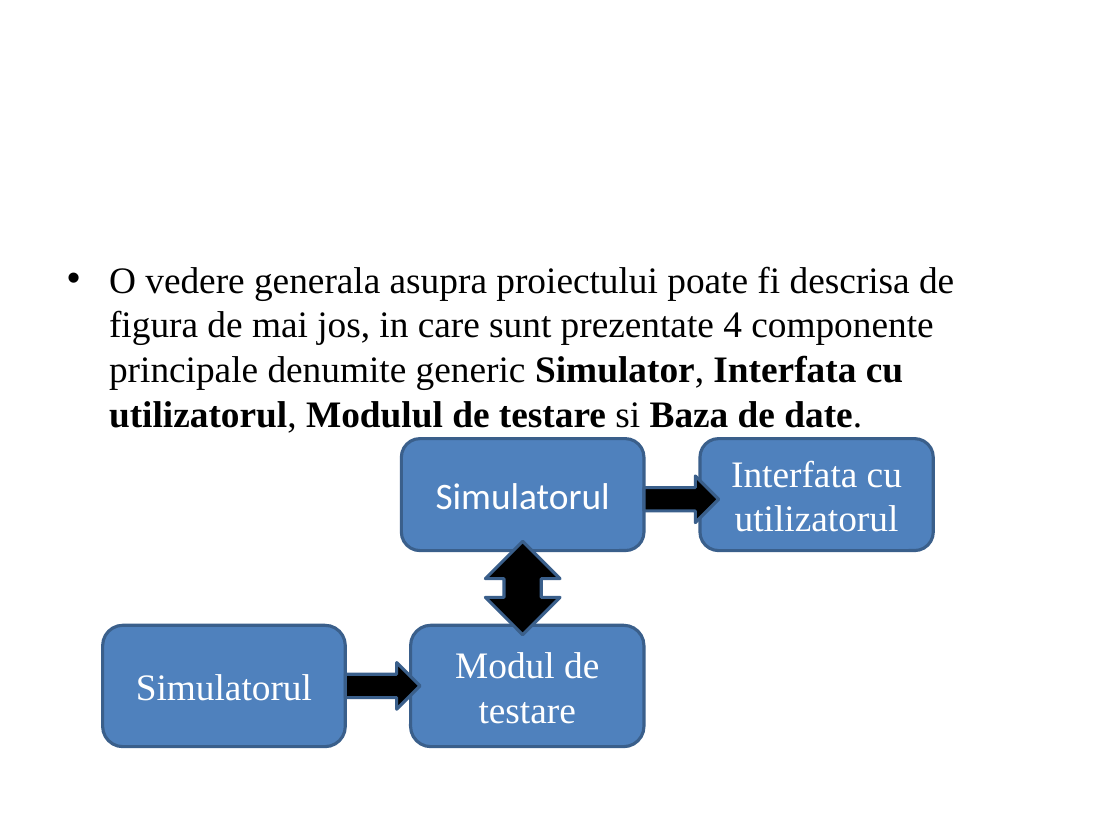
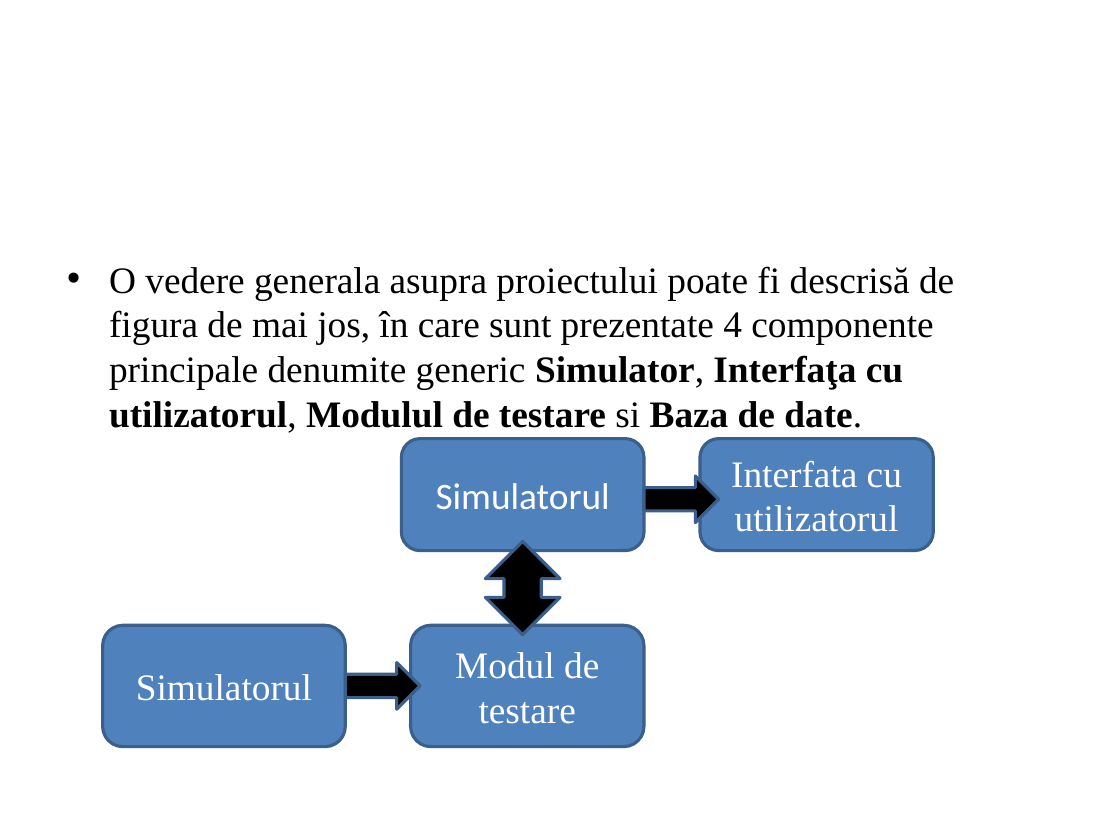
Before and after one commit to A1ex/Speedometer, a slide deck: slide 11 of Office documents/Prezentare Scurta.pptx. Drawn at 1120x840 pixels with LibreOffice and Linux fonts; fonts in the diff are those of the drawing; background and template pictures are left out. Boxes give left, top, right and bottom in pixels: in the first picture for what was removed or moved away, otherwise in the second. Text is boxed around its words. In the diff, an @@ line names an element or a change of style, - is before the commit and + after.

```diff
--- a/Office documents/Prezentare Scurta.pptx
+++ b/Office documents/Prezentare Scurta.pptx
@@ text at (x1=109, y1=266, x2=954, y2=433): text changed @@
-• O vedere generala asupra proiectului poate fi descrisa de figura de mai jos, in care sunt prezentate 4 componente principale denumite generic Simulator, Interfata cu utilizatorul, Modulul de testare si Baza de date.
+• O vedere generala asupra proiectului poate fi descrisă de figura de mai jos, în care sunt prezentate 4 componente principale denumite generic Simulator, Interfaţa cu utilizatorul, Modulul de testare si Baza de date.
```
Also in this commit, not shown: 14 other slides changed, 10 other files.
